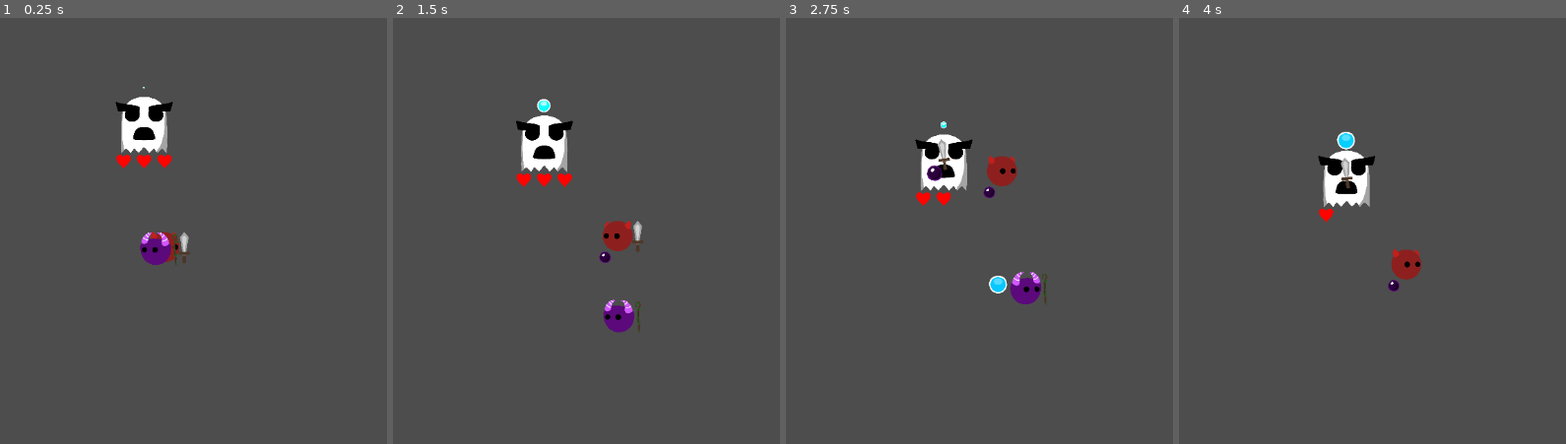
Above: before the commit, frames 1-4 (left to right).
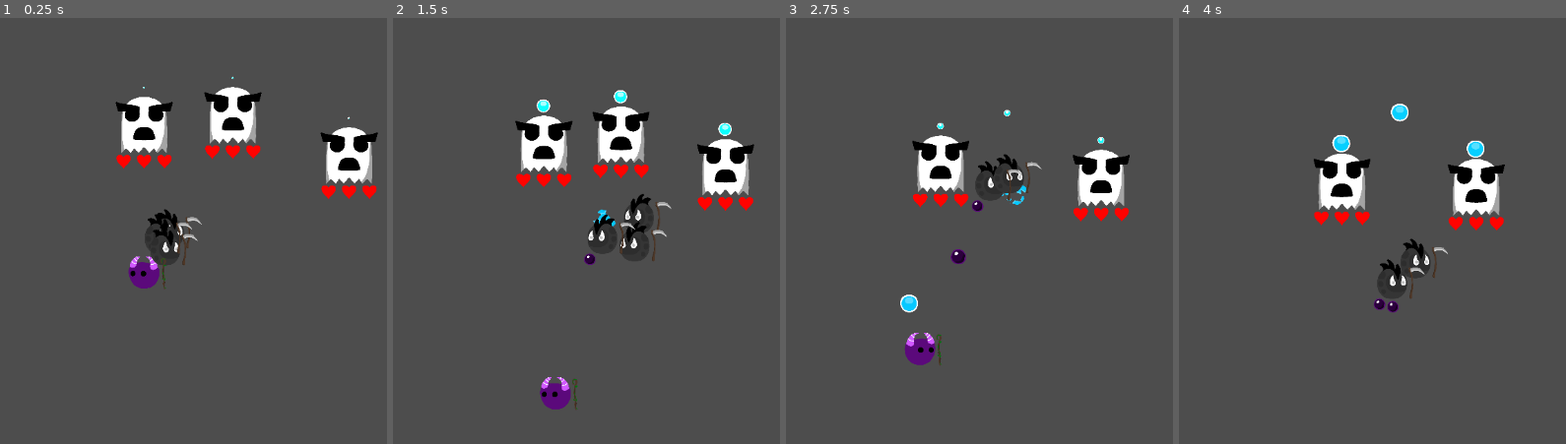
Above: after the commit, the same moments.

Repository: HoneyPony/impish-descent-future
Game: Godot game, scene res://Game.tscn
Same seed, same stepped clock (60 frames per second), same inputs: the game is played once before the commit and once after it.
Inputs (mouse positions are in pixels of both pictures, inside the frame that each line leads up to):
- Up to frame 1 (0.25 s): no input
- Up to frame 2 (1.5 s): move the mouse to (729, 218) at 0.52 s; hold D (player_right) 0.53-1.28 s; move the mouse to (396, 260) at 1.27 s
- Up to frame 3 (2.75 s): move the mouse to (1025, 141) at 2.02 s; hold D (player_right) from 2.03 s (still down)
- Up to frame 4 (4 s): move the mouse to (1302, 328) at 2.77 s; move the mouse to (outside the picture) at 3.52 s; release D (player_right) at 3.53 s

The runs differ from the first frame. In frame 1, 5.1% of the frame differs, in the area x 33-98%, y 13-64%; in frame 2, 6.5%, in the area x 31-94%, y 16-92%; in frame 3, 5.4%; in frame 4, 4.7%.

Commit message:
Some gameplay tests

Diff:
--- a/GS.gd
+++ b/GS.gd
@@ -38,7 +38,9 @@
 
 var valid_imps = [
 	[Class.Brawler, Item.Sword],
+	[Class.Mage, Item.Staff],
 	[Class.Cleric, Item.Staff],
+	[Class.Summoner, Item.Scythe],
 ]
 
 func finish_spawn_imp(parent: Node, config: Array, global_pos: Vector2):
--- a/Game.tscn
+++ b/Game.tscn
@@ -14,6 +14,12 @@
 
 [node name="SimpleGhost" parent="." instance=ExtResource("3_vahep")]
 position = Vector2(-36, -227)
+
+[node name="SimpleGhost2" parent="." instance=ExtResource("3_vahep")]
+position = Vector2(142, -245)
+
+[node name="SimpleGhost3" parent="." instance=ExtResource("3_vahep")]
+position = Vector2(372, -163)
 
 [node name="CanvasLayer" type="CanvasLayer" parent="."]
 
--- a/SpawnImps.gd
+++ b/SpawnImps.gd
@@ -3,8 +3,10 @@
 
 # Called when the node enters the scene tree for the first time.
 func _ready():
-	GS.spawn_imp(get_parent(), GS.valid_imps[0], global_position)
-	GS.spawn_imp(get_parent(), GS.valid_imps[1], global_position)
+	GS.spawn_imp(get_parent(), GS.valid_imps[2], global_position)
+	GS.spawn_imp(get_parent(), GS.valid_imps[3], global_position)
+	GS.spawn_imp(get_parent(), GS.valid_imps[3], global_position)
+	GS.spawn_imp(get_parent(), GS.valid_imps[3], global_position)
 	pass # Replace with function body.
 
 
--- a/enemies/simple_ghost.gd
+++ b/enemies/simple_ghost.gd
@@ -41,3 +41,6 @@
 func _on_hazard_body_entered(body):
 	health -= body.damage
 	body.hit_target()
+
+	if health <= 0:
+		queue_free()
